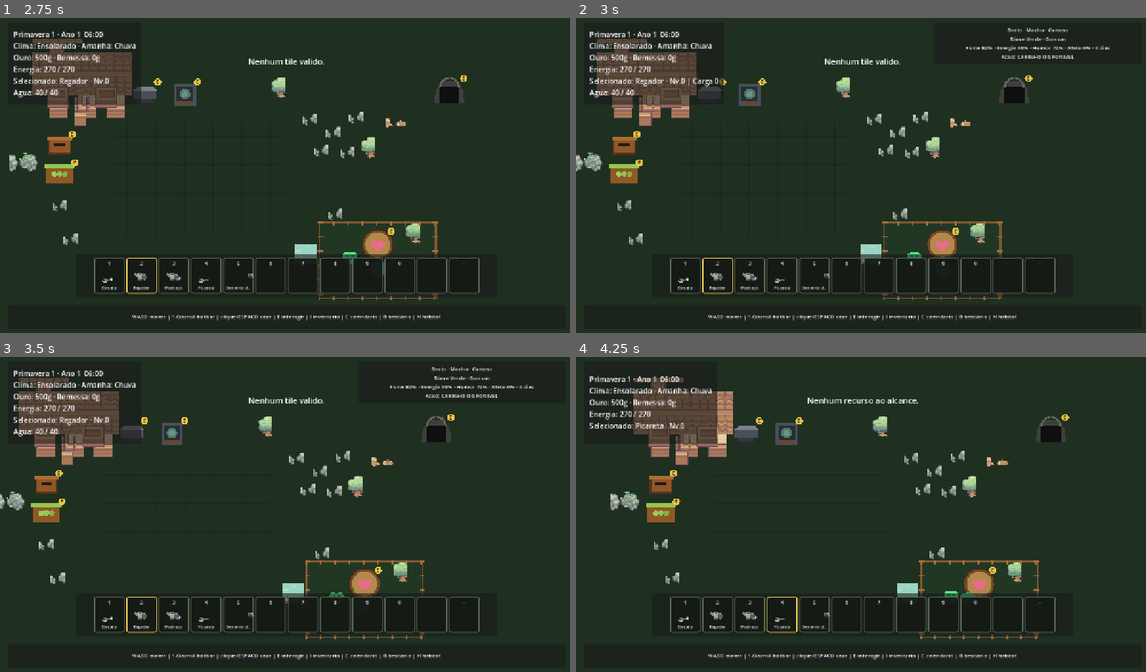
Above: before the commit, frames 1-4 (two rows, left to right).
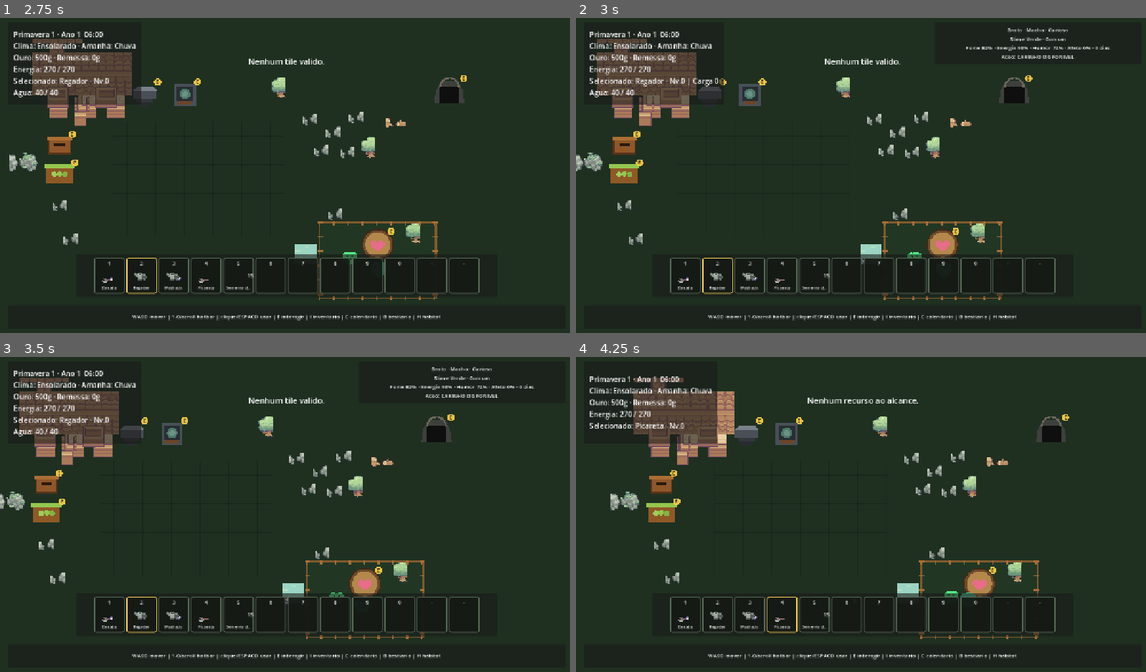
Above: after the commit, the same moments.

Repository: HelioConde/GameSlime
Game: Godot game, scene res://scenes/world/main.tscn
The game is run twice, just before and just after one commit, with the same random seed, the same clock (stepped at 60 frames per second) and the same inputs.
Inputs (mouse positions are in pixels of both pictures, inside the frame that each line leads up to):
- Up to frame 1 (2.75 s): tap Enter at 0.5 s; move the mouse to (410, 159) at 0.52 s; hold D 0.53-1.25 s; tap E at 0.6 s; click (410, 159) at 0.67 s; tap Space at 0.77 s; drag from (171, 191) to (256, 238) at 1.27 s; move the mouse to (342, 106) at 2.02 s; hold D from 2.03 s (still down); tap 2 at 2.1 s
- Up to frame 2 (3 s): release D at 2.75 s; drag from (832, 238) to (690, 128) at 2.77 s
- Up to frame 3 (3.5 s): no input
- Up to frame 4 (4.25 s): move the mouse to (1037, 561) at 3.52 s; hold A from 3.53 s (still down); tap 4 at 3.6 s; tap Space at 3.77 s

Frame 1 is identical in both runs. In frame 2, 0.3% of the frame differs, in the area x 0-80%, y 7-90%; in frame 3, 0.3%; in frame 4, 0.4%, in the area x 6-87%, y 7-90%.

Commit message:
fix: make farm interactables physically solid

Diff:
--- a/scenes/world/water_source.tscn
+++ b/scenes/world/water_source.tscn
@@ -1,6 +1,9 @@
-[gd_scene load_steps=2 format=3]
+[gd_scene load_steps=3 format=3]
 
 [ext_resource type="Script" path="res://scripts/world/water_source.gd" id="1_water"]
+
+[sub_resource type="CircleShape2D" id="WaterSourceCollision"]
+radius = 20.0
 
 [node name="WaterSource" type="Node2D"]
 script = ExtResource("1_water")
@@ -8,3 +11,7 @@
 [node name="Visual" type="Sprite2D" parent="."]
 scale = Vector2(3, 3)
 texture_filter = 1
+[node name="StaticBody2D" type="StaticBody2D" parent="."]
+
+[node name="CollisionShape2D" type="CollisionShape2D" parent="StaticBody2D"]
+shape = SubResource("WaterSourceCollision")
